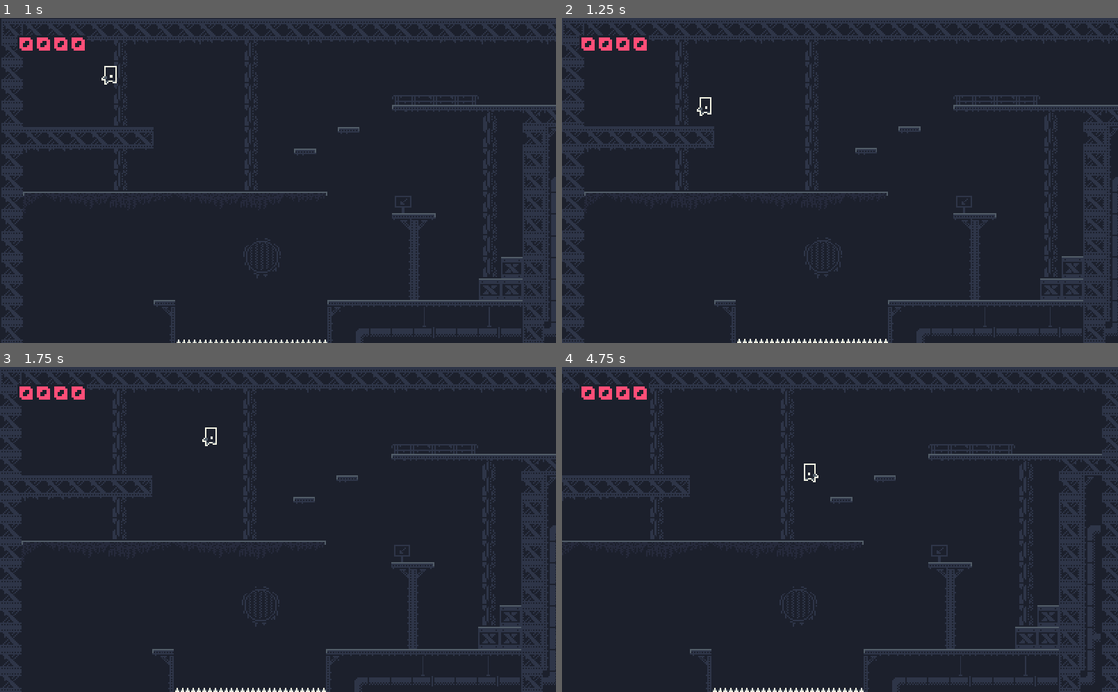
Above: before the commit, frames 1-4 (two rows, left to right).
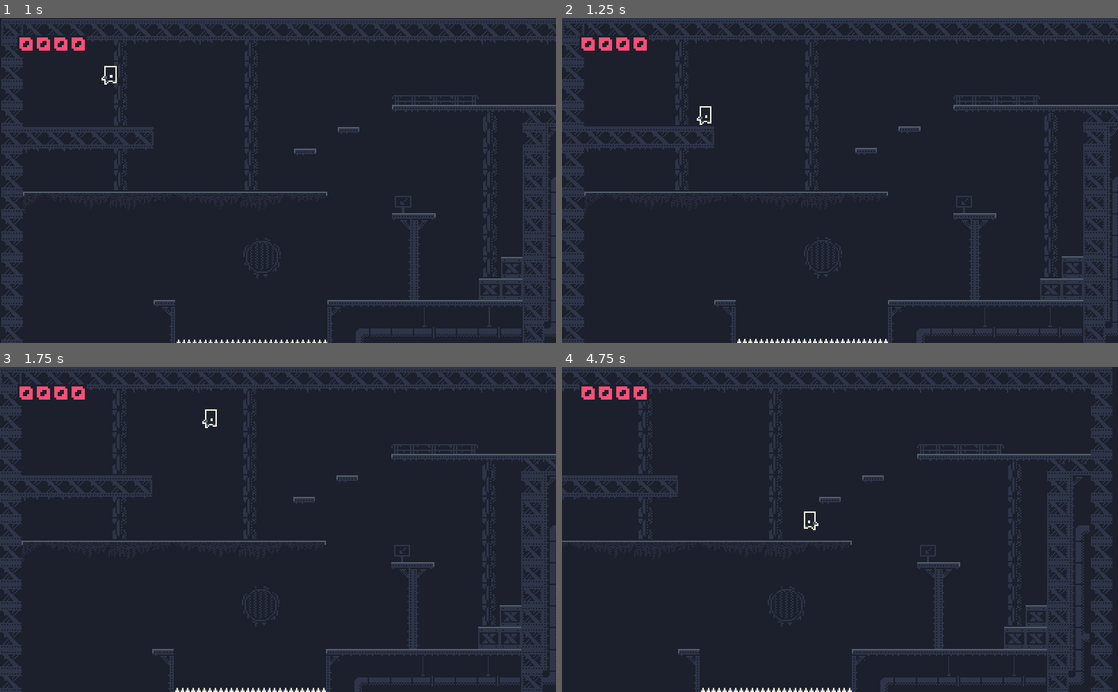
Above: after the commit, the same moments.

Repository: nassredean/2DPlatformerGodot
Game: Godot game, scene res://Scenes/Main.tscn
Two runs of this game, one before a commit and one after it. Both use one fixed random seed, a clock stepped at 60 frames per second and the inputs below.
Inputs:
- Up to frame 1 (1 s): hold D (move_right) from 0.53 s (still down); hold Space (jump) from 0.53 s (still down)
- Up to frame 2 (1.25 s): keep holding D (move_right); keep holding Space (jump)
- Up to frame 3 (1.75 s): keep holding D (move_right); release Space (jump) at 1.28 s; tap Space (jump) at 1.35, 1.52 s
- Up to frame 4 (4.75 s): tap Space (jump) at 1.82, 2.85, 3.02, 3.32, 4.35, 4.52 s; release D (move_right) at 2.03 s; hold A (move_left) 2.03-2.78 s; hold Space (jump) 2.03-2.78 s; tap Enter at 2.75 s; hold D (move_right) 2.78-4.28 s; hold Space (jump) 3.53-4.28 s; hold A (move_left) from 4.28 s (still down)

Frame 1 is identical in both runs. In frame 2, less than 0.1% of the frame differs, in the area x 24-27%, y 24-33%; in frame 3, 0.1%; in frame 4, 14%, in the area x 0-100%, y 0-100%.

Commit message:
No bouncy jump

Diff:
--- a/Scripts/Character.gd
+++ b/Scripts/Character.gd
@@ -35,7 +35,7 @@
 			if is_on_floor():
 				$AnimationPlayer.play("Walk_Right")
 
-		if Input.is_action_pressed("jump"):
+		if Input.is_action_just_pressed("jump"):
 			if (is_on_floor()):
 				velocity.y -= jump_speed
 				# Stop the running/idle animations when jumping
